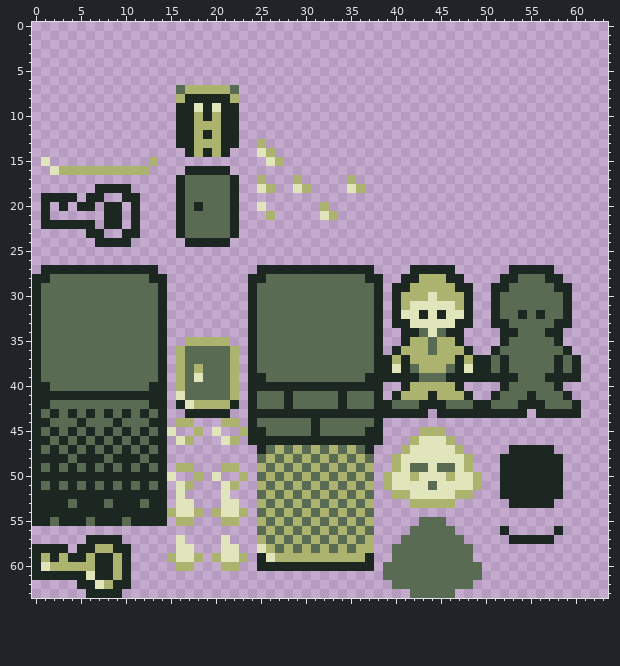
Edited in one commit: pixel-art sprite (Assets/Images/Tiles.png). Above: the version before the commit.
The file is 64x64 pixels.
After:
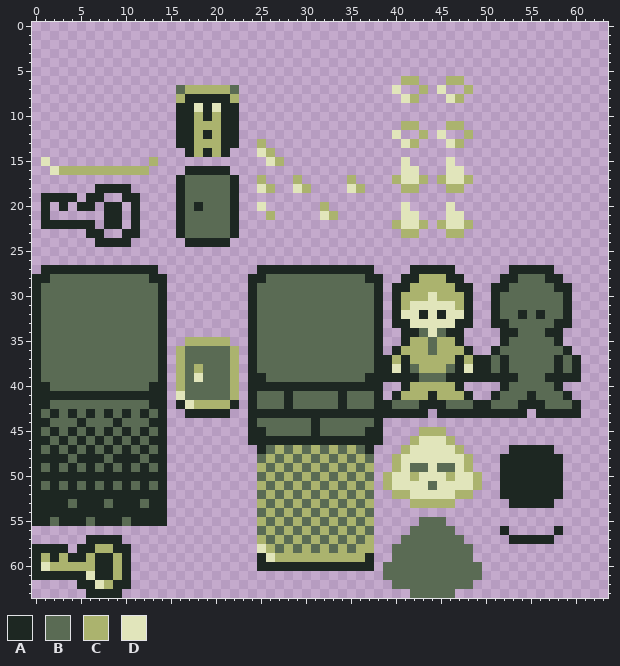
Palette (. is transparent): A #1d2722  B #5a6b54  C #abb36e  D #e1e5bb
Changes in this commit:
@@ x 38..50 @@
  5 .............
- 6 .............
- 7 .............
- 8 .............
+ 6 ...CC...CC...
+ 7 ..D..C.D..C..
+ 8 ...DC...DC...
  9 .............
 10 .............
-11 .............
-12 .............
-13 .............
+11 ...CC...CC...
+12 ..D..C.D..C..
+13 ...DC...DC...
 14 .............
-15 .............
-16 .............
-17 .............
-18 .............
+15 ...D....D....
+16 ...DD...DD...
+17 ..CDDC.CDDC..
+18 ...CC...CC...
 19 .............
-20 .............
-21 .............
-22 .............
-23 .............
+20 ...D....D....
+21 ...DD...DD...
+22 ..CDDC.CDDC..
+23 ...CC...CC...
 24 .............
@@ x 13..25 @@
 43 BA..AAAAA..AA
-44 AA.CC...CC.AB
-45 BAD..C.D..CAA
-46 AA.DC...DC.AA
+44 AA.........AB
+45 BA.........AA
+46 AA.........AA
 47 BA..........A
 48 AA..........B
-49 BA.CC...CC..C
-50 AAD..C.D..C.B
-51 BA.DC...DC..C
-52 AA.D....D...B
-53 AA.DD...DD..C
-54 AACDDC.CDDC.B
-55 AA.CC...CC..C
+49 BA..........C
+50 AA..........B
+51 BA..........C
+52 AA..........B
+53 AA..........C
+54 AA..........B
+55 AA..........C
 56 ............B
-57 ...D....D...C
-58 ...DD...DD..D
-59 ..CDDC.CDDC.A
-60 ...CC...CC..A
+57 ............C
+58 ............D
+59 ............A
+60 ............A
 61 .............
